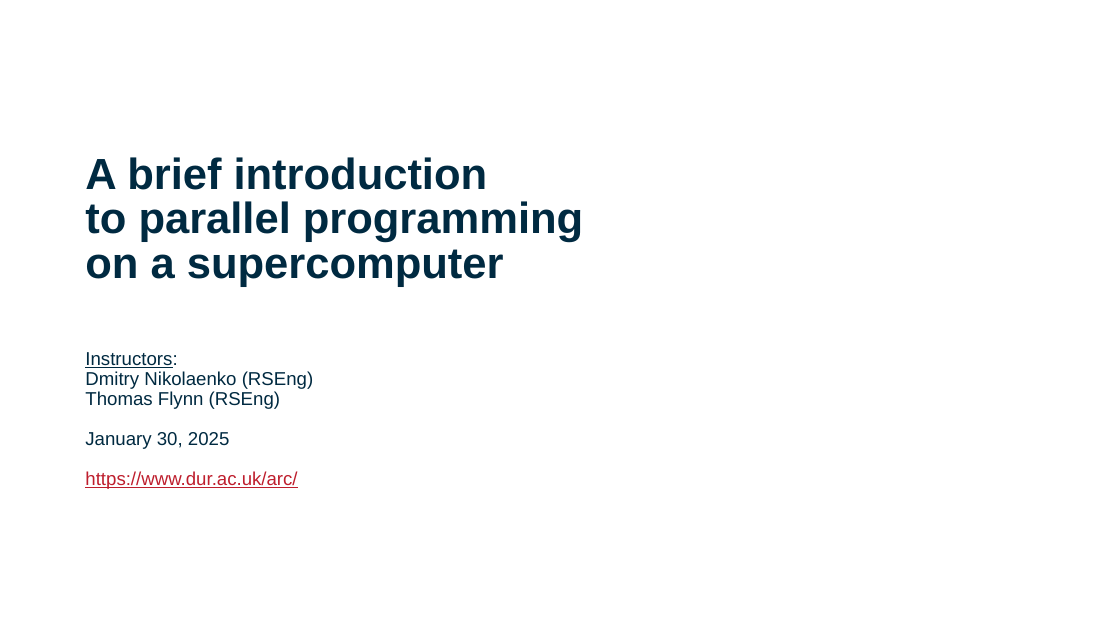
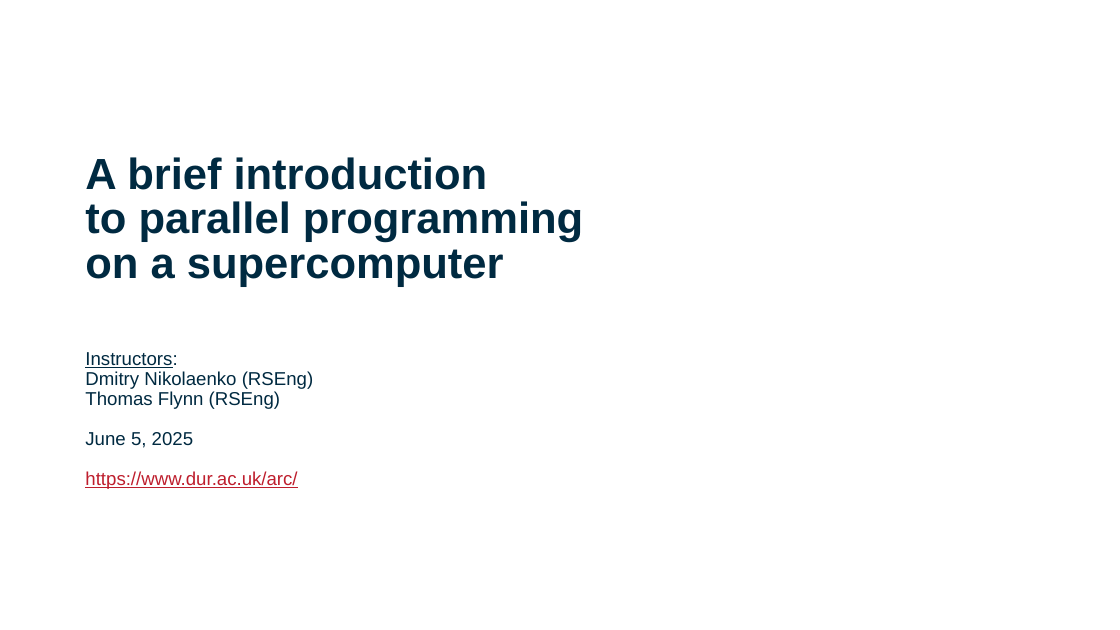
Before and after one commit to DurhamARC-Training/BasicParallelProgramming, a slide deck: slide 1 of OpenMPMPIShortCourse_Spring2025.odp. Drawn at 1120x630 pixels with LibreOffice and Linux fonts; fonts in the diff are those of the drawing; background and template pictures are left out. Boxes give left, top, right and bottom in pixels: in the first picture for what was removed or moved away, otherwise in the second. Text is boxed around its words. In the diff, an @@ line names an element or a change of style, - is before the commit and + after.

Commit message:
Correct the date in slides and generate PDF

```diff
--- a/OpenMPMPIShortCourse_Spring2025.odp
+++ b/OpenMPMPIShortCourse_Spring2025.odp
@@ subtitle at bbox=[85, 432, 193, 448]: text changed @@
-January 30, 2025
+June 5, 2025
```
Also in this commit, not shown: 1 other file.
